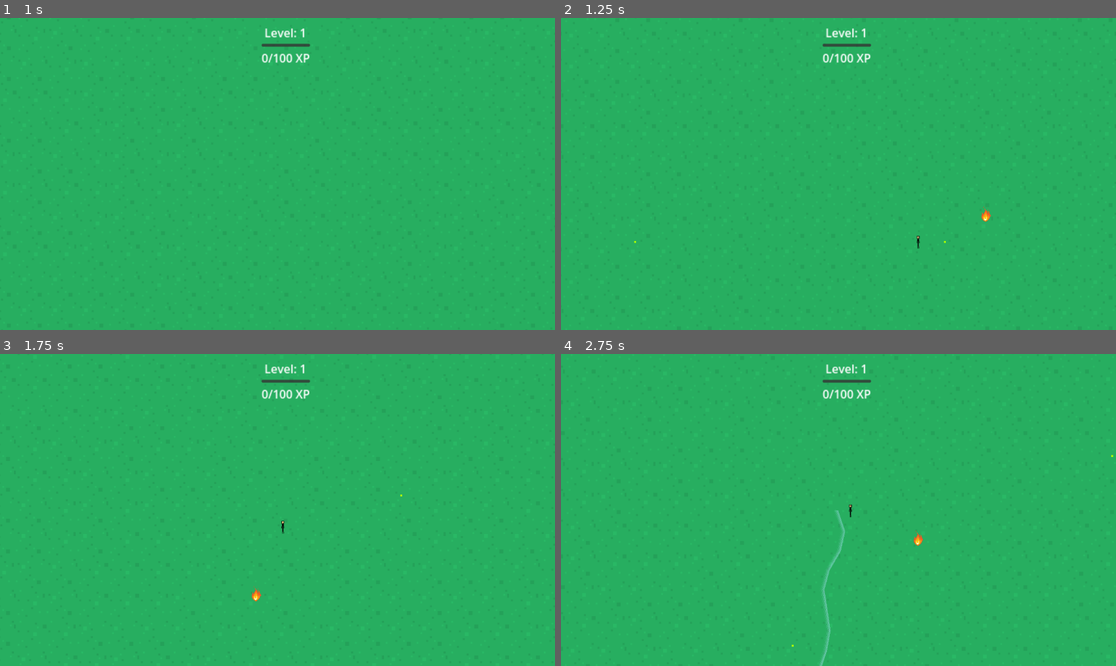
Above: before the commit, frames 1-4 (two rows, left to right).
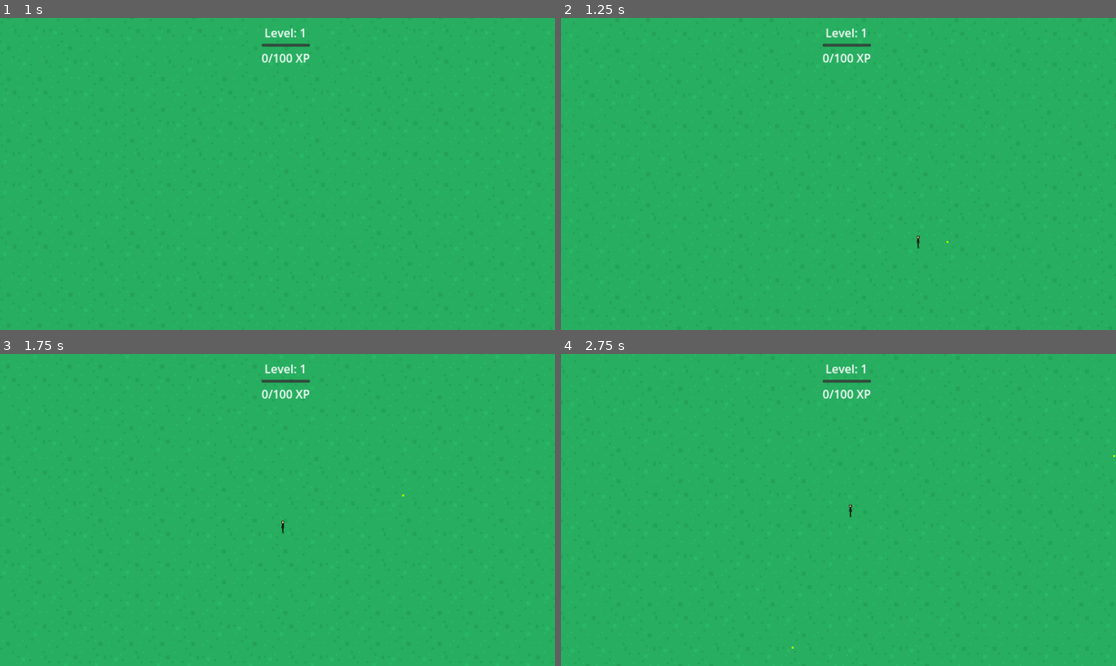
Above: after the commit, the same moments.

Repository: Sephon/PowerupSlayer
Game: Godot game, scene res://scenes/Main.tscn
Same seed, same stepped clock (60 frames per second), same inputs: the game is played once before the commit and once after it.
Inputs:
- Up to frame 1 (1 s): tap Enter at 0.5, 0.6 s; hold D (move_right) from 0.53 s (still down)
- Up to frame 2 (1.25 s): keep holding D (move_right)
- Up to frame 3 (1.75 s): release D (move_right) at 1.28 s; hold S (move_down) from 1.28 s (still down); tap Enter at 1.35 s
- Up to frame 4 (2.75 s): release S (move_down) at 2.03 s; hold D (move_right) from 2.03 s (still down); tap Enter at 2.1 s

Frame 1 is identical in both runs. In frame 2, less than 0.1% of the frame differs, in the area x 13-78%, y 60-73%; in frame 3, less than 0.1%; in frame 4, 0.3%, in the area x 41-100%, y 32-100%.

Commit message:
Moved the levelup system to the weapons and added a levelup-screen too

Diff:
--- /dev/null
+++ b/powerupslayer/scenes/WeaponSelection.tscn
@@ -0,0 +1,56 @@
+[gd_scene load_steps=2 format=3 uid="uid://b6x8v0j6y5n3q"]
+
+[ext_resource type="Script" path="res://scripts/WeaponSelection.gd" id="1_2u4vx"]
+
+[node name="WeaponSelection" type="Control"]
+layout_mode = 3
+anchors_preset = 8
+anchor_left = 0.5
+anchor_top = 0.5
+anchor_right = 0.5
+anchor_bottom = 0.5
+offset_left = -200.0
+offset_top = -150.0
+offset_right = 200.0
+offset_bottom = 150.0
+grow_horizontal = 2
+grow_vertical = 2
+script = ExtResource("1_2u4vx")
+
+[node name="Background" type="ColorRect" parent="."]
+layout_mode = 1
+anchors_preset = 15
+anchor_right = 1.0
+anchor_bottom = 1.0
+grow_horizontal = 2
+grow_vertical = 2
+color = Color(0.1, 0.1, 0.1, 0.9)
+
+[node name="Title" type="Label" parent="."]
+layout_mode = 1
+anchors_preset = 5
+anchor_left = 0.5
+anchor_right = 0.5
+offset_left = -100.0
+offset_top = 20.0
+offset_right = 100.0
+offset_bottom = 46.0
+grow_horizontal = 2
+theme_override_font_sizes/font_size = 24
+text = "Choose a Weapon"
+horizontal_alignment = 1
+
+[node name="WeaponContainer" type="VBoxContainer" parent="."]
+layout_mode = 1
+anchors_preset = 8
+anchor_left = 0.5
+anchor_top = 0.5
+anchor_right = 0.5
+anchor_bottom = 0.5
+offset_left = -150.0
+offset_top = -100.0
+offset_right = 150.0
+offset_bottom = 100.0
+grow_horizontal = 2
+grow_vertical = 2
+theme_override_constants/separation = 20
--- /dev/null
+++ b/powerupslayer/scripts/WeaponSelection.gd
@@ -0,0 +1,68 @@
+extends Control
+
+signal weapon_selected(weapon_key: String)
+
+var weapon_options: Array = []
+
+func _ready():
+	process_mode = Node.PROCESS_MODE_ALWAYS
+
+func setup(options: Array):
+	weapon_options = options
+	create_weapon_buttons()
+
+func create_weapon_buttons():
+	var container = $WeaponContainer
+
+	# Clear existing buttons
+	for child in container.get_children():
+		child.queue_free()
+
+	# Create new buttons for each weapon
+	for option in weapon_options:
+		var button = create_weapon_button(option)
+		container.add_child(button)
+
+func create_weapon_button(option: Dictionary) -> Button:
+	var button = Button.new()
+	button.custom_minimum_size = Vector2(200, 80)
+
+	# Create container for button content
+	var container = HBoxContainer.new()
+	container.custom_minimum_size = Vector2(180, 60)
+	button.add_child(container)
+
+	# Add weapon sprite
+	var sprite = TextureRect.new()
+	sprite.custom_minimum_size = Vector2(50, 50)
+	sprite.expand_mode = TextureRect.EXPAND_FIT_WIDTH_PROPORTIONAL
+	sprite.stretch_mode = TextureRect.STRETCH_KEEP_ASPECT_CENTERED
+	sprite.texture = load(option.sprite)
+	container.add_child(sprite)
+
+	# Add weapon info
+	var info = VBoxContainer.new()
+	container.add_child(info)
+
+	var name_label = Label.new()
+	name_label.text = option.name
+	name_label.horizontal_alignment = HORIZONTAL_ALIGNMENT_LEFT
+	info.add_child(name_label)
+
+	var level_label = Label.new()
+	level_label.text = "Level: " + str(option.level)
+	level_label.horizontal_alignment = HORIZONTAL_ALIGNMENT_LEFT
+	info.add_child(level_label)
+
+	# Connect button signal
+	button.pressed.connect(_on_weapon_button_pressed.bind(option.key))
+
+	return button
+
+func _on_weapon_button_pressed(weapon_key: String):
+	weapon_selected.emit(weapon_key)
+	queue_free()
+
+func _input(event):
+	if event.is_action_pressed("ui_cancel"):
+		queue_free()
--- a/powerupslayer/scripts/player/player.gd
+++ b/powerupslayer/scripts/player/player.gd
@@ -16,6 +16,25 @@
 var animation_frame: int = 0
 var is_moving: bool = false
 
+# Available weapons for selection
+var available_weapons = {
+	"bullet": {
+		"name": "Bullet",
+		"scene": "res://scripts/weapon/bullet.gd",
+		"sprite": "res://Sprites/weapons/bullet.png"
+	},
+	"fireball": {
+		"name": "Fireball",
+		"scene": "res://scripts/weapon/fireball.gd",
+		"sprite": "res://Sprites/weapons/fireball.png"
+	},
+	"lightning": {
+		"name": "Lightning",
+		"scene": "res://scripts/weapon/lightning.gd",
+		"sprite": "res://Sprites/weapons/lightning.png"
+	}
+}
+
 func _ready():
 	health = max_health
 	controls = $Controls
@@ -25,9 +44,9 @@
 
 func setup_sprite():
 	$Sprite2D.texture = load("res://Sprites/Character_Animations.png")
-	$Sprite2D.hframes = 3  # Assuming the sprite sheet has 3 frames
+	$Sprite2D.hframes = 3
 	$Sprite2D.vframes = 1
-	$Sprite2D.frame = 0
+	$Sprite2D.frame = 1
 
 func setup_health_bar():
 	var health_bar_scene = load("res://scenes/HealthBar.tscn")
@@ -46,20 +65,10 @@
 	var bullet_weapon = load("res://scripts/weapon/bullet.gd").new()
 	add_child(bullet_weapon)
 	weapon_slots[0] = bullet_weapon
-
-	# Add fireball weapon
-	var fireball_weapon = load("res://scripts/weapon/fireball.gd").new()
-	add_child(fireball_weapon)
-	weapon_slots[1] = fireball_weapon
-
-	# Add lightning weapon
-	var lightning_weapon = load("res://scripts/weapon/lightning.gd").new()
-	add_child(lightning_weapon)
-	weapon_slots[2] = lightning_weapon
+	bullet_weapon.weapon_level = 1
 
 	current_weapon = bullet_weapon
-	# Initialize fireball weapon
-	fireball_weapon.fire(null)
+	bullet_weapon.fire(null)
 
 func _physics_process(delta):
 	# Movement
@@ -70,19 +79,11 @@
 	is_moving = velocity.length() > 0
 	if is_moving:
 		animation_timer += delta
-		if animation_timer >= 0.1666:  # ~166.6ms per frame
+		if animation_timer >= 0.1666:
 			animation_timer = 0
 			animation_frame = (animation_frame + 1) % 3
 			$Sprite2D.frame = animation_frame
-
-			# Flip sprite based on movement direction
-			#if velocity.x < 0:
-				#$Sprite2D.texture = load("res://Sprites/Character_Extended_Reverse.png")
-			#elif velocity.x > 0:
-				#$Sprite2D.texture = load("res://Sprites/Character_Extended.png")
 	else:
-		# Reset to neutral sprite when not moving
-		#$Sprite2D.texture = load("res://Sprites/Char.png")
 		$Sprite2D.frame = 1
 		animation_timer = 0
 
@@ -103,12 +104,10 @@
 	return "PLAYER"
 
 func die():
-	# Show game over screen
 	var game_over_scene = load("res://scenes/GameOver.tscn")
 	var game_over = game_over_scene.instantiate()
 	get_tree().root.add_child(game_over)
 	game_over.show_game_over()
-	# Don't queue_free() immediately to allow the game over screen to show
 	await get_tree().create_timer(0.1).timeout
 	queue_free()
 
@@ -125,29 +124,53 @@
 	xp -= xp_requirement
 	xp_requirement = int(base_xp_requirement * pow(1.1, level - 1))
 
-	# Show level up notification
-	var notification_scene = load("res://scenes/LevelUpNotification.tscn")
-	var notification = notification_scene.instantiate()
-	add_child(notification)
-	notification.position = Vector2(0, -50)  # Position above the player
+	# Show weapon selection popup
+	show_weapon_selection()
 
-	# Apply level bonuses to all weapons
+func show_weapon_selection():
+	var selection_scene = load("res://scenes/WeaponSelection.tscn")
+	var selection = selection_scene.instantiate()
+	add_child(selection)
+	selection.position = Vector2(0, -50)
+
+	# Get available weapons for selection
+	var available_options = []
+	for weapon_key in available_weapons:
+		var weapon_data = available_weapons[weapon_key]
+		var existing_weapon = find_weapon_by_type(weapon_key)
+
+		available_options.append({
+			"key": weapon_key,
+			"name": weapon_data.name,
+			"sprite": weapon_data.sprite,
+			"level": existing_weapon.weapon_level if existing_weapon else 1
+		})
+
+	selection.setup(available_options)
+	selection.weapon_selected.connect(_on_weapon_selected)
+
+func find_weapon_by_type(weapon_type: String) -> Node:
 	for weapon in weapon_slots:
-		if weapon != null:
-			apply_weapon_bonuses(weapon)
+		if weapon != null and weapon.weapon_type == weapon_type:
+			return weapon
+	return null
 
-func apply_weapon_bonuses(weapon: Node):
-	# Apply 10% bonus for each level (including current level)
-	var bonus_multiplier = pow(1.1, level - 1)
+func _on_weapon_selected(weapon_key: String):
+	var weapon_data = available_weapons[weapon_key]
+	var existing_weapon = find_weapon_by_type(weapon_key)
 
-	# Apply bonuses to weapon properties if they exist
-	if "damage" in weapon:
-		weapon.damage *= 1.1
-	if "fire_rate" in weapon:
-		weapon.fire_rate *= 1.1
-	if "speed" in weapon:
-		weapon.speed *= 1.1
-	if "cooldown" in weapon:
-		weapon.cooldown /= 1.1  # Reduce cooldown by 10%
-	if "max_fireballs" in weapon:
-		weapon.max_fireballs = max(1, min(level / 5, 5))
+	if existing_weapon:
+		# Level up existing weapon
+		existing_weapon.weapon_level += 1
+		existing_weapon.apply_level_bonuses()
+	else:
+		# Add new weapon
+		var new_weapon = load(weapon_data.scene).new()
+		add_child(new_weapon)
+		new_weapon.weapon_level = 1
+
+		# Find first empty slot
+		for i in range(weapon_slots.size()):
+			if weapon_slots[i] == null:
+				weapon_slots[i] = new_weapon
+				break
--- a/powerupslayer/scripts/weapon/bullet.gd
+++ b/powerupslayer/scripts/weapon/bullet.gd
@@ -1,8 +1,10 @@
 extends WeaponBase
 
 func _ready():
+	weapon_type = "bullet"
 	cooldown = 1.0
 	damage = 20.0
 	projectile_scene = load("res://scenes/bullet.tscn")
 	fire_rate = 1.0
 	speed = 10
+	super._ready()  # Call parent _ready to store base stats
--- a/powerupslayer/scripts/weapon/fireball.gd
+++ b/powerupslayer/scripts/weapon/fireball.gd
@@ -3,8 +3,11 @@
 var active_fireballs: Array[Node] = []
 var max_fireballs := 1
 var fireball_scene: PackedScene
+var base_rotation_speed: float
+var base_orbit_radius: float
 
 func _ready():
+	weapon_type = "fireball"
 	cooldown = 0.0  # No cooldown needed for this weapon
 	damage = 20.0
 
@@ -19,6 +22,12 @@
 	speed = 10.0
 	rotation_speed = .75
 	orbit_radius = 150.0
+
+	# Store base stats
+	base_rotation_speed = rotation_speed
+	base_orbit_radius = orbit_radius
+
+	super._ready()  # Call parent _ready to store base stats
 
 func _process(_delta):
 	# Clean up any destroyed fireballs
@@ -46,19 +55,23 @@
 	player.add_child(fireball)
 	active_fireballs.append(fireball)
 
-# Override the base weapon's apply_weapon_bonuses to handle fireball-specific properties
-func apply_weapon_bonuses(level: int) -> void:
-	# Apply standard bonuses
-	super.apply_weapon_bonuses(level)
+func apply_level_bonuses() -> void:
+	# Apply base weapon bonuses
+	super.apply_level_bonuses()
+
+	# Calculate level multiplier
+	var level_multiplier = pow(1.1, weapon_level - 1)
 
 	# Apply fireball-specific bonuses
-	rotation_speed *= 1.1  # Increase rotation speed
-	orbit_radius *= 1.1    # Increase orbit radius
-	damage *= 1.1
+	rotation_speed = base_rotation_speed * level_multiplier
+	orbit_radius = base_orbit_radius * level_multiplier
+
+	# Update max fireballs based on level
+	max_fireballs = max(1, min(weapon_level / 5, 5))
 
 	# Update existing fireballs with new properties
 	for fireball in active_fireballs:
 		if is_instance_valid(fireball):
 			fireball.rotation_speed = rotation_speed
 			fireball.orbit_radius = orbit_radius
-			fireball.damage *= 1.1
+			fireball.damage = damage
--- a/powerupslayer/scripts/weapon/lightning.gd
+++ b/powerupslayer/scripts/weapon/lightning.gd
@@ -1,11 +1,13 @@
 extends WeaponBase
 
 func _ready():
+	weapon_type = "lightning"
 	cooldown = 2.5  # Fires every 2.5 seconds
 	damage = 40.0   # High damage to compensate for slow fire rate
 	projectile_scene = load("res://scenes/lightning.tscn")
 	fire_rate = 0.4  # 0.4 shots per second
 	speed = 800.0    # Very fast projectile speed
+	super._ready()  # Call parent _ready to store base stats
 
 func _spawn_projectile(target: Node2D) -> void:
 	if not projectile_scene:
--- a/powerupslayer/scripts/weapon/weapon_base.gd
+++ b/powerupslayer/scripts/weapon/weapon_base.gd
@@ -12,6 +12,25 @@
 @export var crit_damage_multiplier := 2.0  # 200% base crit damage
 
 var can_fire := true
+var weapon_level := 1
+var weapon_type: String = "base"
+
+# Base stats that will be used for level calculations
+var base_damage: float
+var base_cooldown: float
+var base_fire_rate: float
+var base_speed: float
+var base_crit_chance: float
+var base_crit_damage: float
+
+func _ready():
+	# Store base stats
+	base_damage = damage
+	base_cooldown = cooldown
+	base_fire_rate = fire_rate
+	base_speed = speed
+	base_crit_chance = crit_chance
+	base_crit_damage = crit_damage_multiplier
 
 func fire(target: Node2D) -> void:
 	if not can_fire:
@@ -24,6 +43,8 @@
 
 func _spawn_projectile(target: Node2D) -> void:
 	if not projectile_scene:
+		return
+	if target == null:
 		return
 
 	var projectile = projectile_scene.instantiate()
@@ -49,13 +70,16 @@
 	var direction = (target.global_position - projectile.global_position).normalized()
 	projectile.velocity = direction * projectile.speed
 
-func apply_weapon_bonuses(level: int) -> void:
-	# Apply standard bonuses
-	damage *= 1.1
-	fire_rate *= 1.1
-	speed *= 1.1
-	cooldown /= 1.1  # Reduce cooldown by 10%
+func apply_level_bonuses() -> void:
+	# Calculate level multiplier (10% increase per level)
+	var level_multiplier = pow(1.1, weapon_level - 1)
+
+	# Apply bonuses based on base stats
+	damage = base_damage * level_multiplier
+	fire_rate = base_fire_rate * level_multiplier
+	speed = base_speed * level_multiplier
+	cooldown = base_cooldown / level_multiplier  # Reduce cooldown by 10% per level
 
 	# Increase crit chance and damage slightly with level
-	crit_chance *= 1.05  # 5% increase per level
-	crit_damage_multiplier *= 1.05  # 5% increase per level
+	crit_chance = base_crit_chance * pow(1.05, weapon_level - 1)  # 5% increase per level
+	crit_damage_multiplier = base_crit_damage * pow(1.05, weapon_level - 1)  # 5% increase per level
